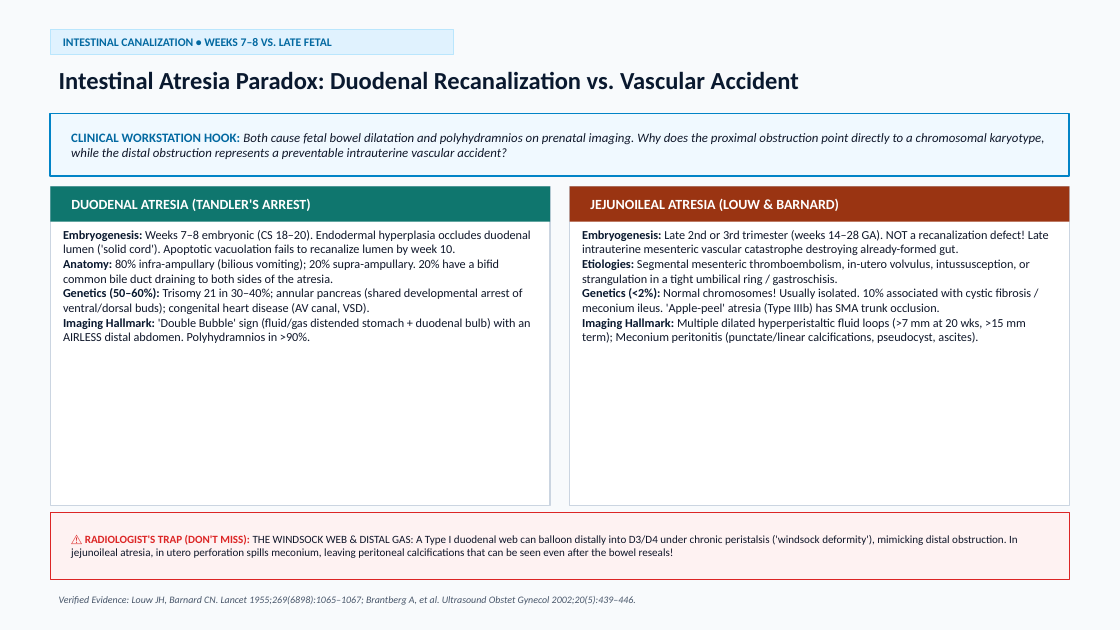
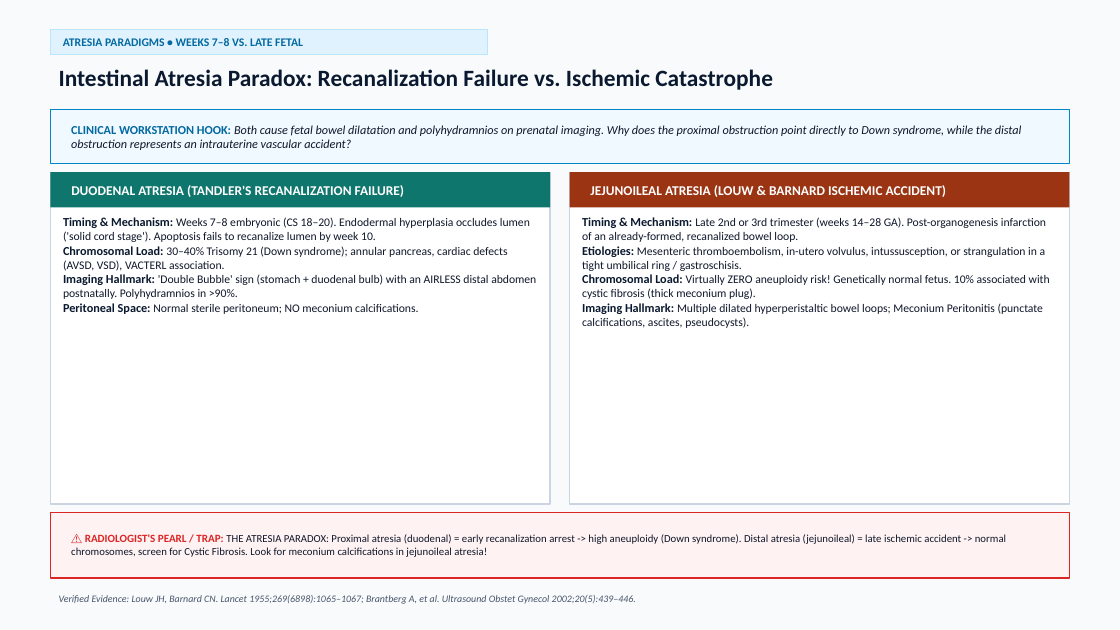
Before and after one commit to medicoforever/embryology-radiology-masterclass, a slide deck: slide 13 of Embryology_GIT_GU_Radiology_Masterclass.pptx (slide 6 before the commit). Drawn at 1120x630 pixels with LibreOffice and Linux fonts; fonts in the diff are those of the drawing. Boxes give left, top, right and bottom in pixels: in the first picture for what was removed or moved away, otherwise in the second. Text is boxed around its words. In the diff, an @@ line names an element or a change of style, - is before the commit and + after.

```diff
--- a/Embryology_GIT_GU_Radiology_Masterclass.pptx
+++ b/Embryology_GIT_GU_Radiology_Masterclass.pptx
@@ rectangle resized from (x1=50, y1=29, x2=454, y2=55) to (x1=50, y1=29, x2=487, y2=55) @@
@@ text at (x1=63, y1=38, x2=303, y2=46): text changed @@
-INTESTINAL CANALIZATION • WEEKS 7–8 VS. LATE FETAL
+ATRESIA PARADIGMS • WEEKS 7–8 VS. LATE FETAL
@@ text at (x1=59, y1=69, x2=773, y2=90): text changed; size 21 to 20 pt @@
-Intestinal Atresia Paradox: Duodenal Recanalization vs. Vascular Accident
+Intestinal Atresia Paradox: Recanalization Failure vs. Ischemic Catastrophe
@@ rectangle resized from (x1=50, y1=113, x2=1070, y2=176) to (x1=50, y1=109, x2=1070, y2=164) @@
@@ rectangle at (x1=50, y1=109, x2=1070, y2=164): outline #0284C7 1.5 pt to #0284C7 1.2 pt @@
@@ text at (x1=71, y1=125, x2=1022, y2=150): text changed; size 11 to 10.5 pt @@
-CLINICAL WORKSTATION HOOK: Both cause fetal bowel dilatation and polyhydramnios on prenatal imaging. Why does the proximal obstruction point directly to a chromosomal karyotype, while the distal obstruction represents a preventable intrauterine vascular accident?
+CLINICAL WORKSTATION HOOK: Both cause fetal bowel dilatation and polyhydramnios on prenatal imaging. Why does the proximal obstruction point directly to Down syndrome, while the distal obstruction represents an intrauterine vascular accident?
@@ rectangle resized from (x1=50, y1=187, x2=550, y2=506) to (x1=50, y1=172, x2=550, y2=504) @@
@@ rectangle moved from (x1=50, y1=187, x2=550, y2=222) to (x1=50, y1=172, x2=550, y2=208) @@
@@ rectangle resized from (x1=570, y1=187, x2=1070, y2=506) to (x1=570, y1=172, x2=1070, y2=504) @@
@@ rectangle moved from (x1=570, y1=187, x2=1070, y2=222) to (x1=570, y1=172, x2=1070, y2=208) @@
@@ text at (x1=71, y1=185, x2=405, y2=197): text changed; size 12 to 11.5 pt @@
-DUODENAL ATRESIA (TANDLER'S ARREST)
+DUODENAL ATRESIA (TANDLER'S RECANALIZATION FAILURE)
@@ text at (x1=590, y1=185, x2=946, y2=197): text changed; size 12 to 11.5 pt @@
-JEJUNOILEAL ATRESIA (LOUW & BARNARD)
+JEJUNOILEAL ATRESIA (LOUW & BARNARD ISCHEMIC ACCIDENT)
@@ text at (x1=63, y1=217, x2=536, y2=314): text changed; size 10.5 to 10 pt @@
-Embryogenesis: Weeks 7–8 embryonic (CS 18–20). Endodermal hyperplasia occludes duodenal lumen ('solid cord'). Apoptotic vacuolation fails to recanalize lumen by week 10.
-Anatomy: 80% infra-ampullary (bilious vomiting); 20% supra-ampullary. 20% have a bifid common bile duct draining to both sides of the atresia.
-Genetics (50–60%): Trisomy 21 in 30–40%; annular pancreas (shared developmental arrest of ventral/dorsal buds); congenital heart disease (AV canal, VSD).
-Imaging Hallmark: 'Double Bubble' sign (fluid/gas distended stomach + duodenal bulb) with an AIRLESS distal abdomen. Polyhydramnios in >90%.
+Timing & Mechanism: Weeks 7–8 embryonic (CS 18–20). Endodermal hyperplasia occludes lumen ('solid cord stage'). Apoptosis fails to recanalize lumen by week 10.
+Chromosomal Load: 30–40% Trisomy 21 (Down syndrome); annular pancreas, cardiac defects (AVSD, VSD), VACTERL association.
+Imaging Hallmark: 'Double Bubble' sign (stomach + duodenal bulb) with an AIRLESS distal abdomen postnatally. Polyhydramnios in >90%.
+Peritoneal Space: Normal sterile peritoneum; NO meconium calcifications.
@@ text at (x1=582, y1=217, x2=1050, y2=328): text changed; size 10.5 to 10 pt @@
-Embryogenesis: Late 2nd or 3rd trimester (weeks 14–28 GA). NOT a recanalization defect! Late intrauterine mesenteric vascular catastrophe destroying already-formed gut.
-Etiologies: Segmental mesenteric thromboembolism, in-utero volvulus, intussusception, or strangulation in a tight umbilical ring / gastroschisis.
-Genetics (<2%): Normal chromosomes! Usually isolated. 10% associated with cystic fibrosis / meconium ileus. 'Apple-peel' atresia (Type IIIb) has SMA trunk occlusion.
-Imaging Hallmark: Multiple dilated hyperperistaltic fluid loops (>7 mm at 20 wks, >15 mm term); Meconium peritonitis (punctate/linear calcifications, pseudocyst, ascites).
+Timing & Mechanism: Late 2nd or 3rd trimester (weeks 14–28 GA). Post-organogenesis infarction of an already-formed, recanalized bowel loop.
+Etiologies: Mesenteric thromboembolism, in-utero volvulus, intussusception, or strangulation in a tight umbilical ring / gastroschisis.
+Chromosomal Load: Virtually ZERO aneuploidy risk! Genetically normal fetus. 10% associated with cystic fibrosis (thick meconium plug).
+Imaging Hallmark: Multiple dilated hyperperistaltic bowel loops; Meconium Peritonitis (punctate calcifications, ascites, pseudocysts).
@@ text at (x1=71, y1=534, x2=1006, y2=557): text changed; size 9.5 to 9.2 pt @@
-⚠️ RADIOLOGIST'S TRAP (DON'T MISS): THE WINDSOCK WEB & DISTAL GAS: A Type I duodenal web can balloon distally into D3/D4 under chronic peristalsis ('windsock deformity'), mimicking distal obstruction. In jejunoileal atresia, in utero perforation spills meconium, leaving peritoneal calcifications that can be seen even after the bowel reseals!
+⚠️ RADIOLOGIST'S PEARL / TRAP: THE ATRESIA PARADOX: Proximal atresia (duodenal) = early recanalization arrest -> high aneuploidy (Down syndrome). Distal atresia (jejunoileal) = late ischemic accident -> normal chromosomes, screen for Cystic Fibrosis. Look for meconium calcifications in jejunoileal atresia!
```
Also in this commit, not shown: 15 other slides changed, 14 slides added, 4 slides removed.
